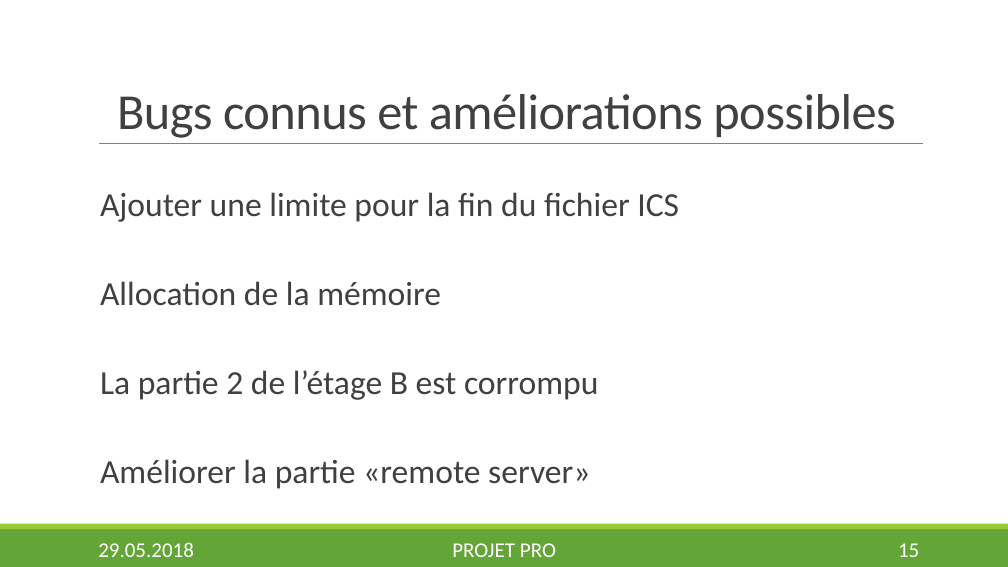
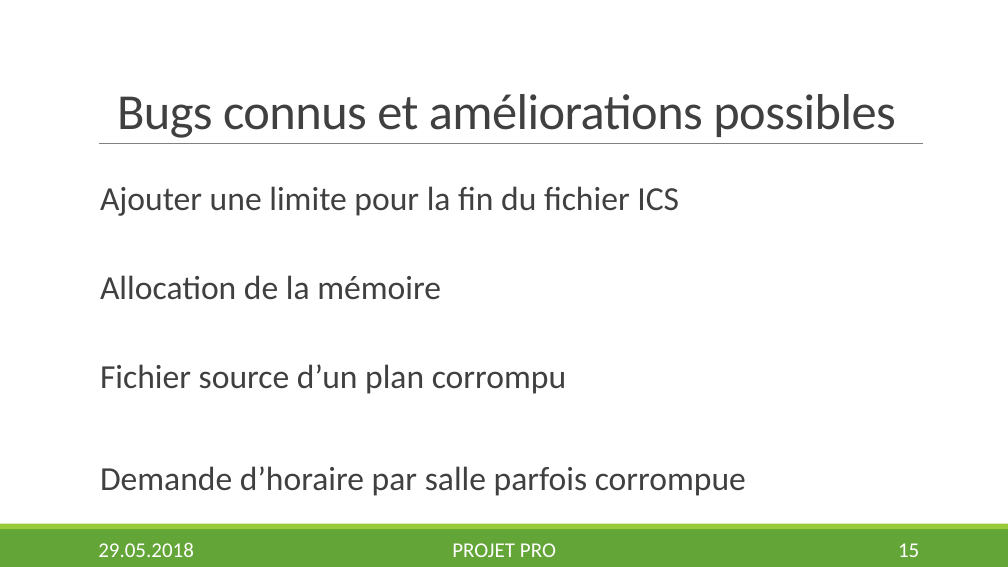
Before and after one commit to Nyahon/PRO, a slide deck: slide 15 of presentation/DaryllFinal.pptx. Drawn at 1008x567 pixels with LibreOffice and Linux fonts; fonts in the diff are those of the drawing; background and template pictures are left out. Boxes give left, top, right and bottom in pixels: in the first picture for what was removed or moved away, otherwise in the second. Text is boxed around its words. In the diff, an @@ line names an element or a change of style, - is before the commit and + after.

```diff
--- a/presentation/DaryllFinal.pptx
+++ b/presentation/DaryllFinal.pptx
@@ text at <box>100,364,746,496</box>: text changed @@
-  La partie 2 de l’étage B est corrompu
-  Améliorer la partie «remote server»
+  Fichier source d’un plan corrompu
+  Demande d’horaire par salle parfois corrompue
```
Also in this commit, not shown: 4 other slides changed.
